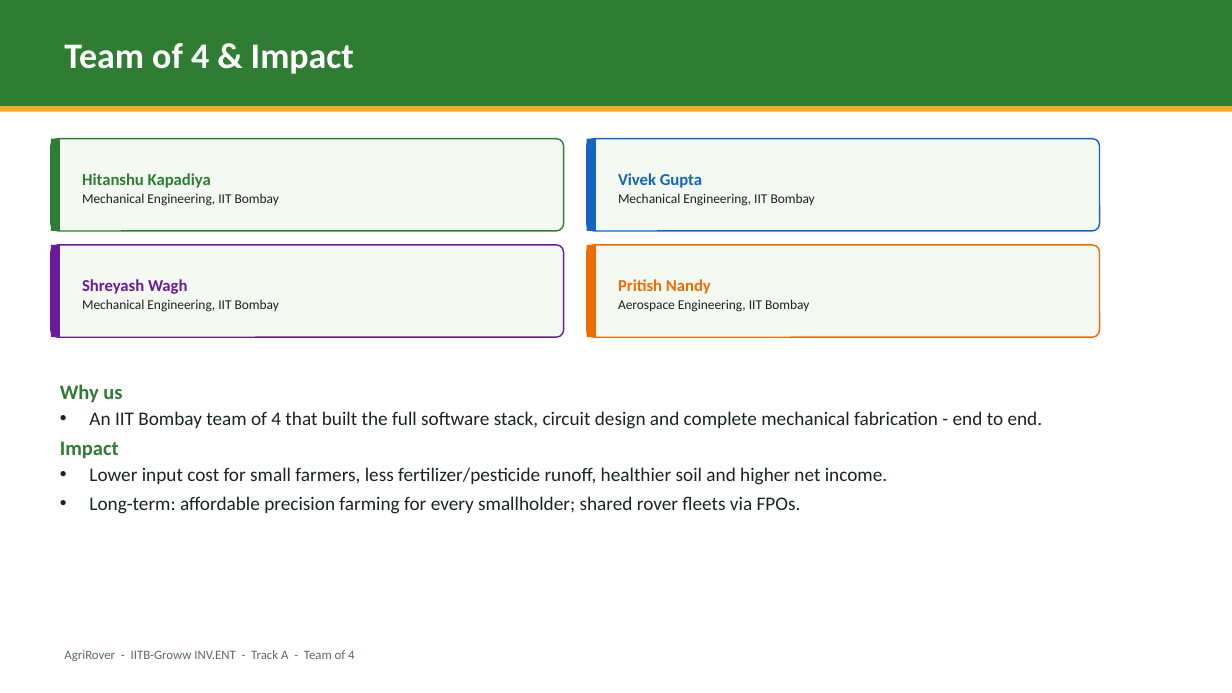
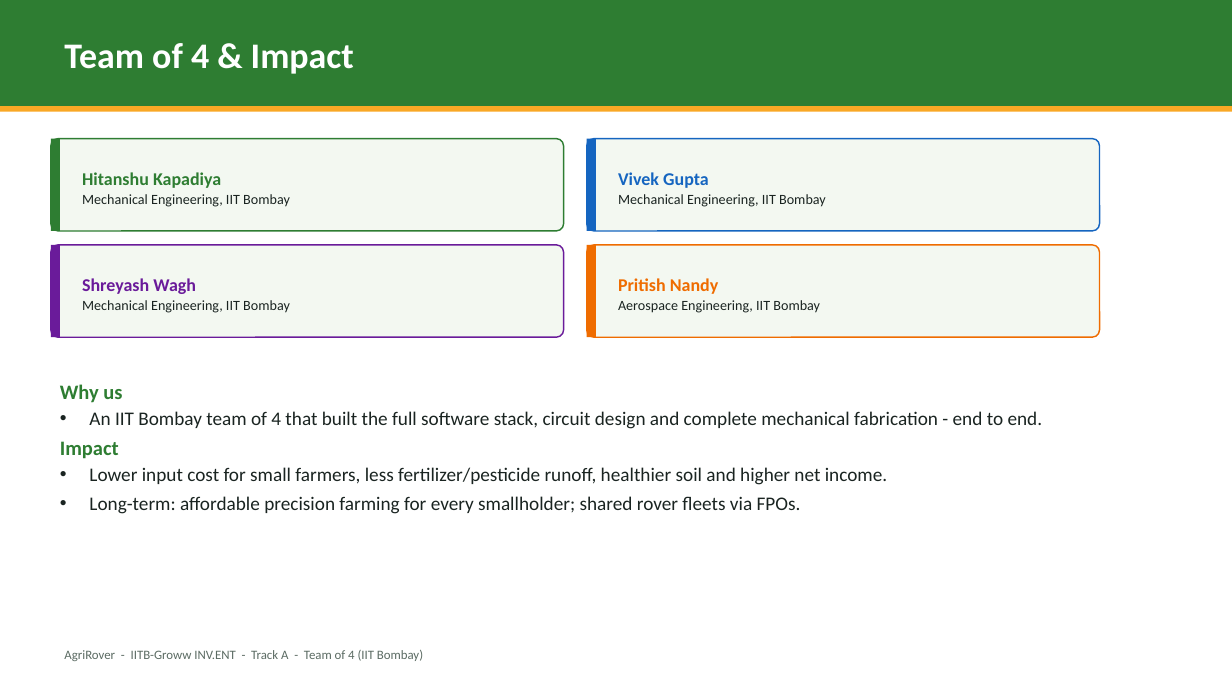
Before and after one commit to aman123825/agrobot, a slide deck: slide 8 of AgriRover_Pitch.pptx (slide 7 before the commit). Drawn at 1232x693 pixels with LibreOffice and Linux fonts; fonts in the diff are those of the drawing. Boxes give left, top, right and bottom in pixels: in the first picture for what was removed or moved away, otherwise in the second. Text is boxed around its words. In the diff, an @@ line names an element or a change of style, - is before the commit and + after.

```diff
--- a/AgriRover_Pitch.pptx
+++ b/AgriRover_Pitch.pptx
@@ text "Hitanshu Kapadiya" at (82, 172, 290, 207): size 13 to 14 pt in "Hitanshu Kapadiya"; size 10.5 to 11 pt in "Mechanical Engineering, IIT Bombay" @@
@@ text "Vivek Gupta" at (618, 172, 826, 207): size 13 to 14 pt in "Vivek Gupta"; size 10.5 to 11 pt in "Mechanical Engineering, IIT Bombay" @@
@@ text "Shreyash Wagh" at (82, 278, 290, 313): size 13 to 14 pt in "Shreyash Wagh"; size 10.5 to 11 pt in "Mechanical Engineering, IIT Bombay" @@
@@ text "Pritish Nandy" at (618, 278, 820, 313): size 13 to 14 pt in "Pritish Nandy"; size 10.5 to 11 pt in "Aerospace Engineering, IIT Bombay" @@
@@ text at (64, 650, 423, 661): text changed @@
-AgriRover - IITB-Groww INV.ENT - Track A - Team of 4
+AgriRover - IITB-Groww INV.ENT - Track A - Team of 4 (IIT Bombay)
```
Also in this commit, not shown: 7 other slides changed, 1 slide added.
